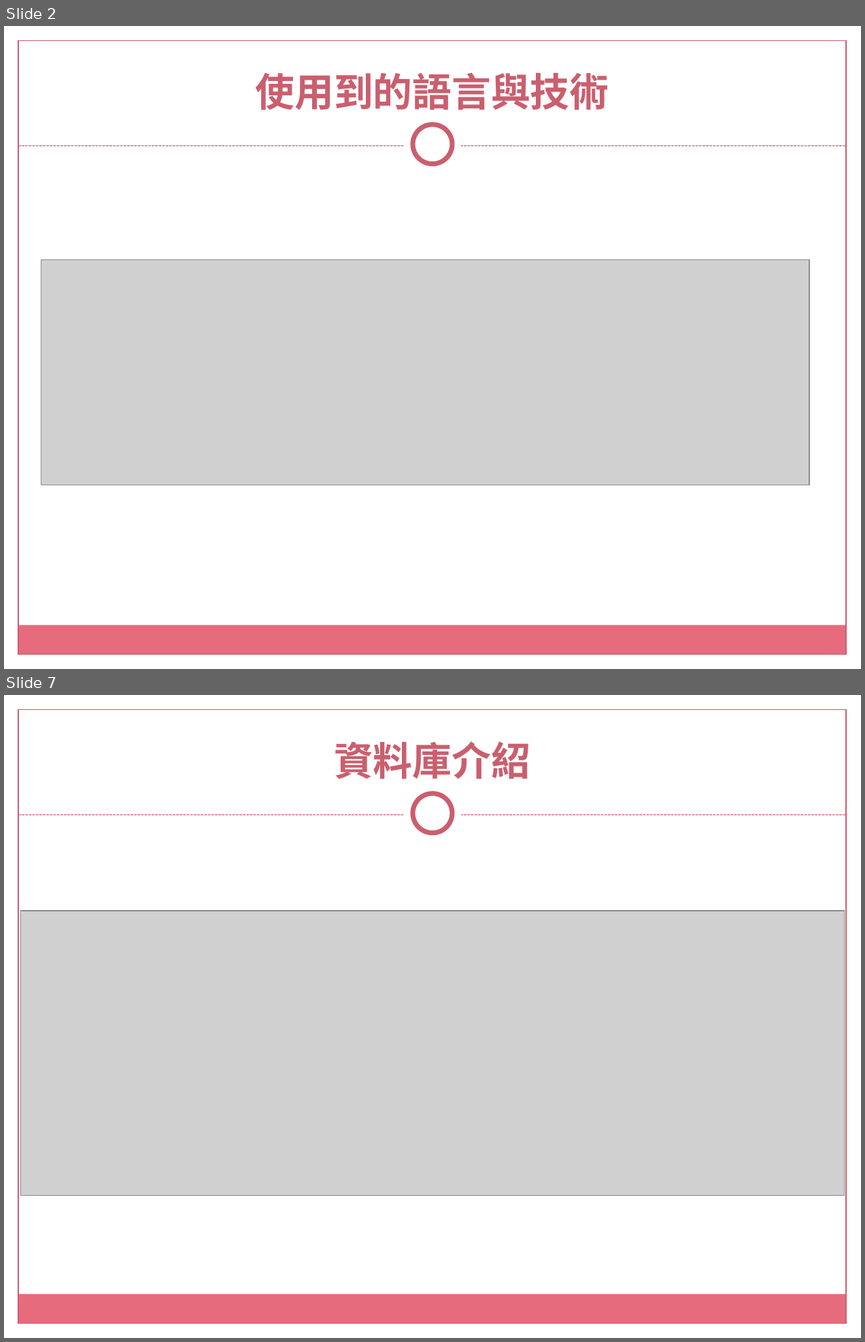
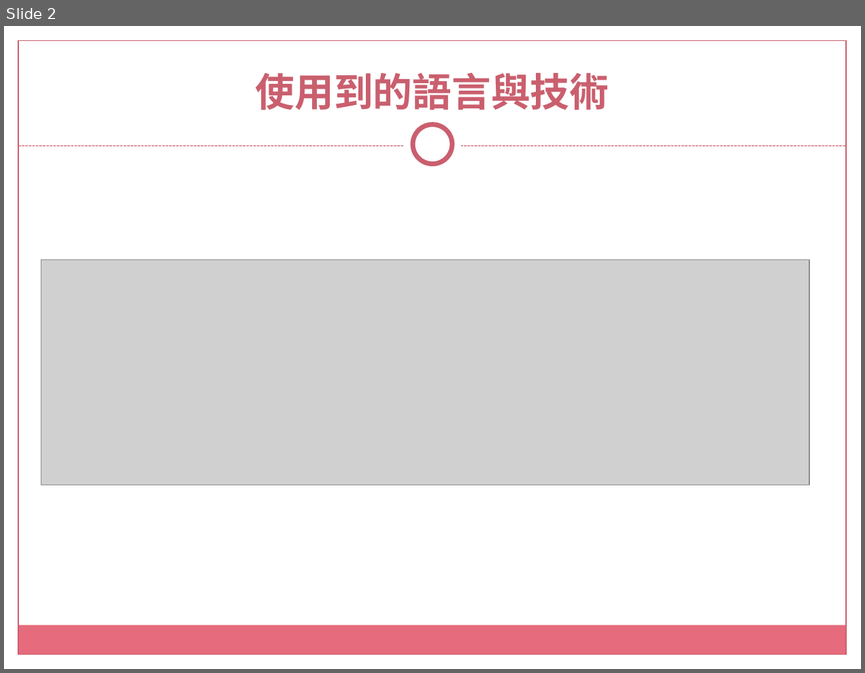
Before and after one commit to tsouleona/gitLab, a slide deck: small_project/data_project/沅淯駿營造有限公司.pptx. Shown one above the other, each under a label of ours: slides 2 and 7 before the commit, slide 2 after it; the slides between them are not shown. The pictures are 865x1342 and 865x673 pixels, drawn with LibreOffice and Linux fonts; fonts in the diff are those of the drawing; grey boxes stand for pictures; background and template pictures are left out. Boxes give left, top, right and bottom in pixels: in the first picture for what was removed or moved away, otherwise in the second. Text is boxed around its words. In the diff, an @@ line names an element or a change of style, - is before the commit and + after.

```diff
--- a/small_project/data_project/沅淯駿營造有限公司.pptx
+++ b/small_project/data_project/沅淯駿營造有限公司.pptx
@@ slide 7 removed at (4, 695, 861, 1338), background picture (left out); not listed: 8 template elements that a slide beside it also shows @@
@@ title removed at (334, 741, 530, 779) @@
-資料庫介紹
@@ picture removed at (21, 911, 844, 1195) @@
```
Also in this commit, not shown: 4 slides changed.
